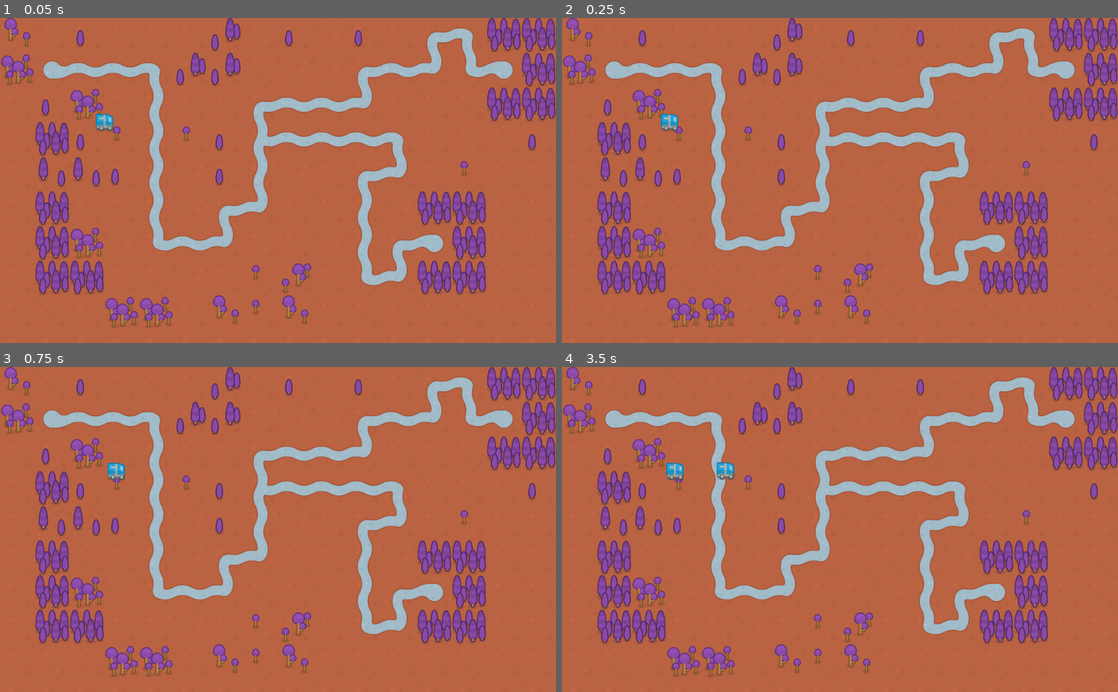
Above: before the commit, frames 1-4 (two rows, left to right).
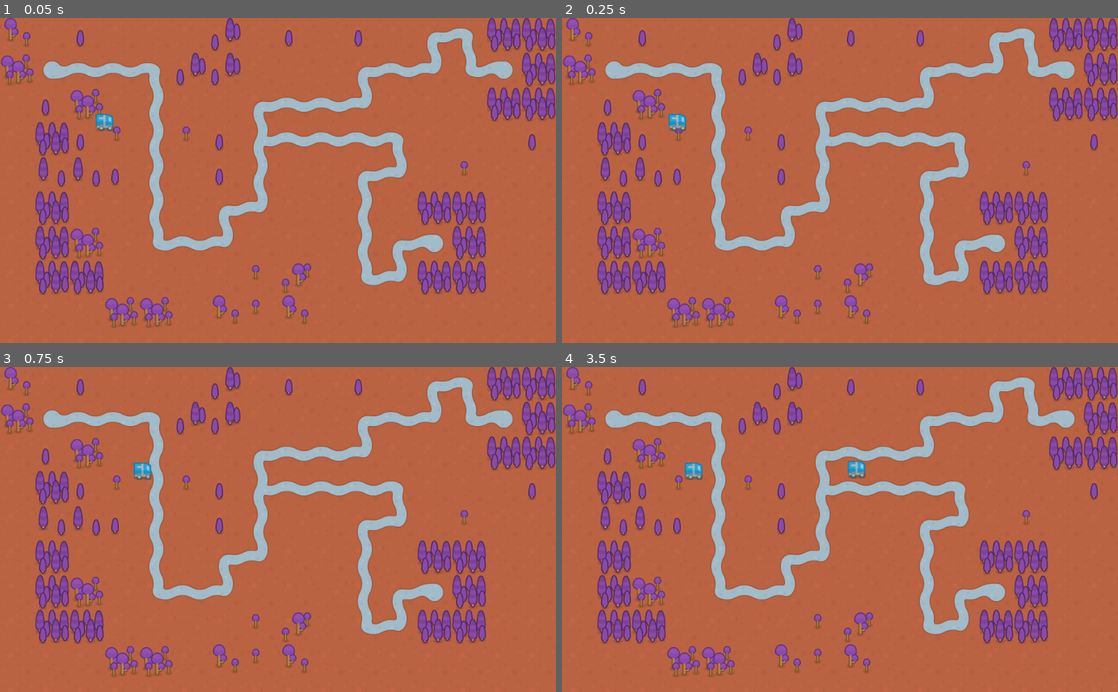
Above: after the commit, the same moments.

Repository: smithmd/GodotTD
Game: Godot game, scene res://Main.tscn
Two runs of this game, one before a commit and one after it. Both use one fixed random seed, a clock stepped at 60 frames per second and the inputs below.
Inputs:
- Up to frame 1 (0.05 s): no input
- Up to frame 2 (0.25 s): no input
- Up to frame 3 (0.75 s): no input
- Up to frame 4 (3.5 s): no input

Frame 1 is identical in both runs. In frame 2, 0.2% of the frame differs, in the area x 17-23%, y 29-35%; in frame 3, 0.3%; in frame 4, 0.7%, in the area x 18-55%, y 28-35%.

Commit message:
more trying new things...

Diff:
--- a/Main.gd
+++ b/Main.gd
@@ -14,7 +14,7 @@
 	#	path.set_unit_offset(path.get_unit_offset() + .01)
 
 	for enemy in enemies:
-		enemy.get_parent().set_unit_offset(enemy.get_parent().get_unit_offset() + .001)
+		enemy.get_parent().set_offset(enemy.get_parent().get_offset() + 5)
 		enemy.position = enemy.get_parent().global_position
 
 func _on_Spawn_timeout():
@@ -30,6 +30,7 @@
 	var pf = PathFollow2D.new()
 	path.add_child(pf)
 	pf.set_name("PathFollow")
+	pf.set_offset(0)
 	print(path.get_children())
 
 	# create a new Enemy and add it to the PathFollow2D
--- a/Main.tscn
+++ b/Main.tscn
@@ -4,18 +4,18 @@
 [ext_resource path="res://Enemy.tscn" type="PackedScene" id=2]
 [ext_resource path="res://GroundTextures.tres" type="TileSet" id=3]
 
+[sub_resource type="Curve2D" id=2]
+
+bake_interval = 5.0
+_data = {
+"points": PoolVector2Array( 0, 0, 0, 0, -1.32684, 1.32684, 0, 0, 0, 0, 188.411, 0, 0, 0, 0, 0, 195.709, 325.076, 0, 0, 0, 0, 319.105, 316.451, 0, 0, 0, 0, 318.442, 256.08, 0, 0, 0, 0, 383.457, 250.109, 0, 0, 0, 0, 383.457, 68.9957, 0, 0, 0, 0, 575.849, 61.6981, 0, 0, 0, 0, 574.522, 3.31711, 0, 0, 0, 0, 705.879, -4.64394, 0, 0, 0, 0, 701.235, -59.7078, 0, 0, 0, 0, 759.616, -67.6689, 0, 0, 0, 0, 772.221, -0.663422, 0, 0, 0, 0, 829.275, -2.65368 )
+}
+
 [sub_resource type="Curve2D" id=1]
 
 bake_interval = 5.0
 _data = {
 "points": PoolVector2Array( 0, 0, 0, 0, -1.32684, 0, 0, 0, 0, 0, 189.075, 0, 0, 0, 0, 0, 194.382, 322.422, 0, 0, 0, 0,  …(317 unchanged characters)…
-}
-
-[sub_resource type="Curve2D" id=2]
-
-bake_interval = 5.0
-_data = {
-"points": PoolVector2Array( 0, 0, 0, 0, -1.32684, 1.32684, 0, 0, 0, 0, 188.411, 0, 0, 0, 0, 0, 195.709, 325.076, 0, 0, 0, 0, 319.105, 316.451, 0, 0, 0, 0, 318.442, 256.08, 0, 0, 0, 0, 383.457, 250.109, 0, 0, 0, 0, 383.457, 68.9957, 0, 0, 0, 0, 575.849, 61.6981, 0, 0, 0, 0, 574.522, 3.31711, 0, 0, 0, 0, 705.879, -4.64394, 0, 0, 0, 0, 701.235, -59.7078, 0, 0, 0, 0, 759.616, -67.6689, 0, 0, 0, 0, 772.221, -0.663422, 0, 0, 0, 0, 829.275, -2.65368 )
 }
 
 [node name="Main" type="Node2D" index="0"]
@@ -45,40 +45,17 @@
 tile_data = PoolIntArray( 0, 19, 0, 1, 0, 0, 2, 2, 0, 3, 0, 0, 4, 0, 0, 5, 0, 0, 6, 11, 0, 7, 0, 0, 8, 2, 0, 9, 1, 0, 1 …(2111 unchanged characters)…
 _sections_unfolded = [ "Cell", "Material", "Transform", "Visibility" ]
 
-[node name="PathSouth" type="Path2D" parent="." index="1"]
-
-self_modulate = Color( 0.5, 0.6, 1, 0.7 )
-position = Vector2( 97.2104, 96.8508 )
-curve = SubResource( 1 )
-
-[node name="PathFollow" type="PathFollow2D" parent="PathSouth" index="0"]
-
-position = Vector2( -1.32684, 0 )
-offset = 0.0
-h_offset = 0.0
-v_offset = 0.0
-rotate = true
-cubic_interp = true
-loop = true
-lookahead = 4.0
-
-[node name="PathNorth" type="Path2D" parent="." index="2"]
+[node name="PathNorth" type="Path2D" parent="." index="1"]
 
 self_modulate = Color( 0.5, 0.6, 1, 0.7 )
 position = Vector2( 97.2104, 95.5239 )
 curve = SubResource( 2 )
 
-[node name="PathFollow" type="PathFollow2D" parent="PathNorth" index="0"]
+[node name="PathSouth" type="Path2D" parent="." index="2"]
 
-position = Vector2( -1.32684, 1.32684 )
-rotation = -0.00699288
-offset = 0.0
-h_offset = 0.0
-v_offset = 0.0
-rotate = true
-cubic_interp = true
-loop = true
-lookahead = 4.0
+self_modulate = Color( 0.5, 0.6, 1, 0.7 )
+position = Vector2( 97.2104, 96.8508 )
+curve = SubResource( 1 )
 
 [node name="Enemy_Walk" type="Timer" parent="." index="3"]
 
